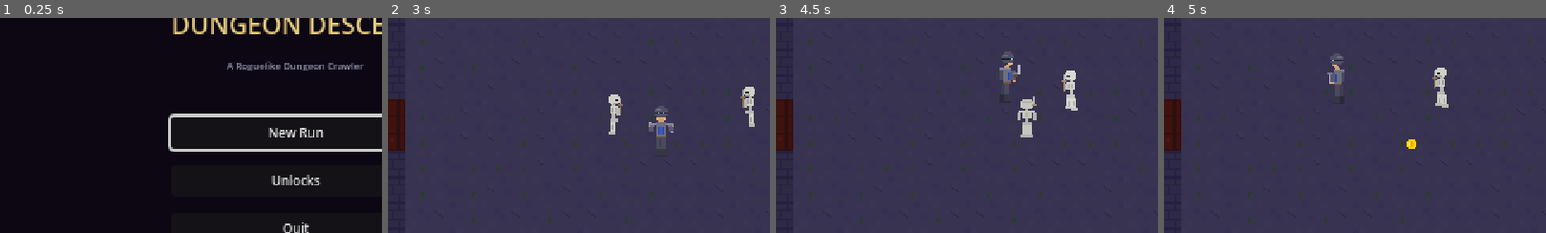
Above: before the commit, frames 1-4 (left to right).
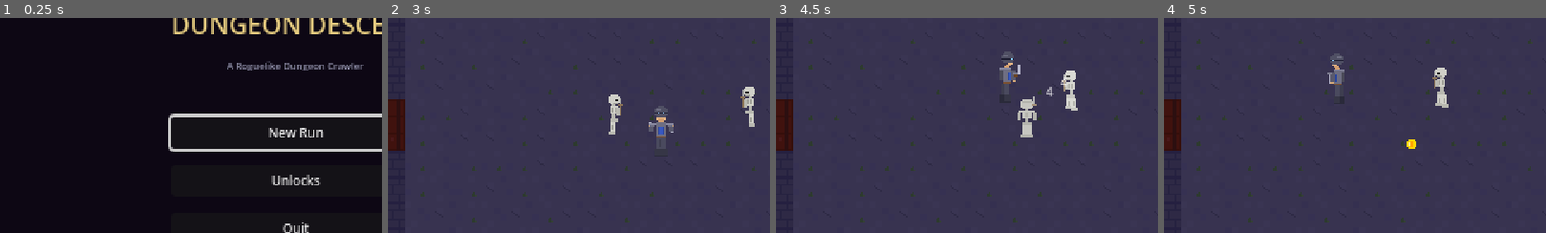
Above: after the commit, the same moments.

Repository: domaki7/2d-dungeon-crawler-roguelike
Game: Godot game, scene res://scenes/main/main.tscn
Two runs of this game, one before a commit and one after it. Both use one fixed random seed, a clock stepped at 60 frames per second and the inputs below.
Inputs (mouse positions are % of the whole screen's width and height, from its top left):
- Up to frame 1 (0.25 s): no input
- Up to frame 2 (3 s): click "New Run" at 0.5 s; click (39, 49) at 1.27 s; move the mouse to (45, 70) at 2.02 s; hold Q (ability_1) 2.03-2.78 s; hold W (move_up) from 2.03 s (still down); move the mouse to (80, 65) at 2.77 s; tap E (ability_2) at 2.85 s
- Up to frame 3 (4.5 s): move the mouse to (20, 35) at 3.52 s; release W (move_up) at 3.53 s; hold R (ability_3) 3.53-4.28 s; hold A (move_left) from 3.53 s (still down); move the mouse to (55, 50) at 4.27 s; click (55, 50) at 4.35 s
- Up to frame 4 (5 s): keep holding A (move_left)
The pictures show only the part of the screen within x 11-61%, y 25-75%; the shares and areas given below are measured in that part.

Frames 1-2 are identical in both runs. In frame 3, 0.1% of the frame differs, in the area x 70-76%, y 27-37%; in frame 4, nothing differs.

Commit message:
fixed number not showing bug

Diff:
--- a/scenes/main/game.tscn
+++ b/scenes/main/game.tscn
@@ -6,7 +6,7 @@
 [ext_resource type="Script" path="res://scripts/ui/shop_ui.gd" id="6_shop"]
 [ext_resource type="Script" path="res://scripts/ui/pause_menu.gd" id="7_pause"]
 
-[node name="Game" type="Node2D"]
+[node name="Game" type="Node2D" groups=["game_world"]]
 script = ExtResource("1_game")
 
 [node name="Background" type="ColorRect" parent="."]
--- a/scripts/autoload/combat_manager.gd
+++ b/scripts/autoload/combat_manager.gd
@@ -45,5 +45,9 @@
 func spawn_damage_number(value: int, global_pos: Vector2, color: Color = Color.WHITE) -> void:
 	var number: Label = _damage_number_scene.instantiate() as Label
 	number.setup(value, color)
-	get_tree().current_scene.add_child(number)
+	var game_world: Node = get_tree().get_first_node_in_group(&"game_world")
+	if game_world == null:
+		number.queue_free()
+		return
+	game_world.add_child(number)
 	number.global_position = global_pos
Not shown, changed: todo.md
